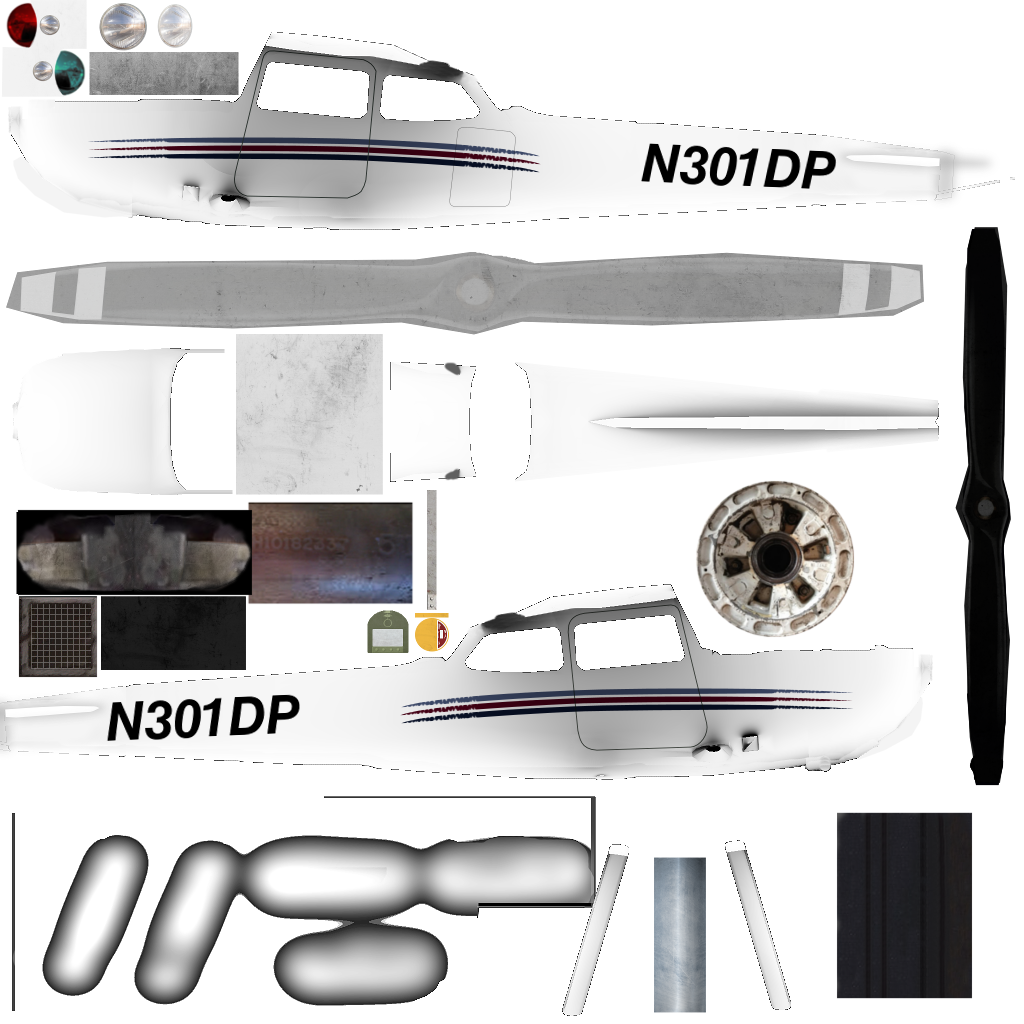
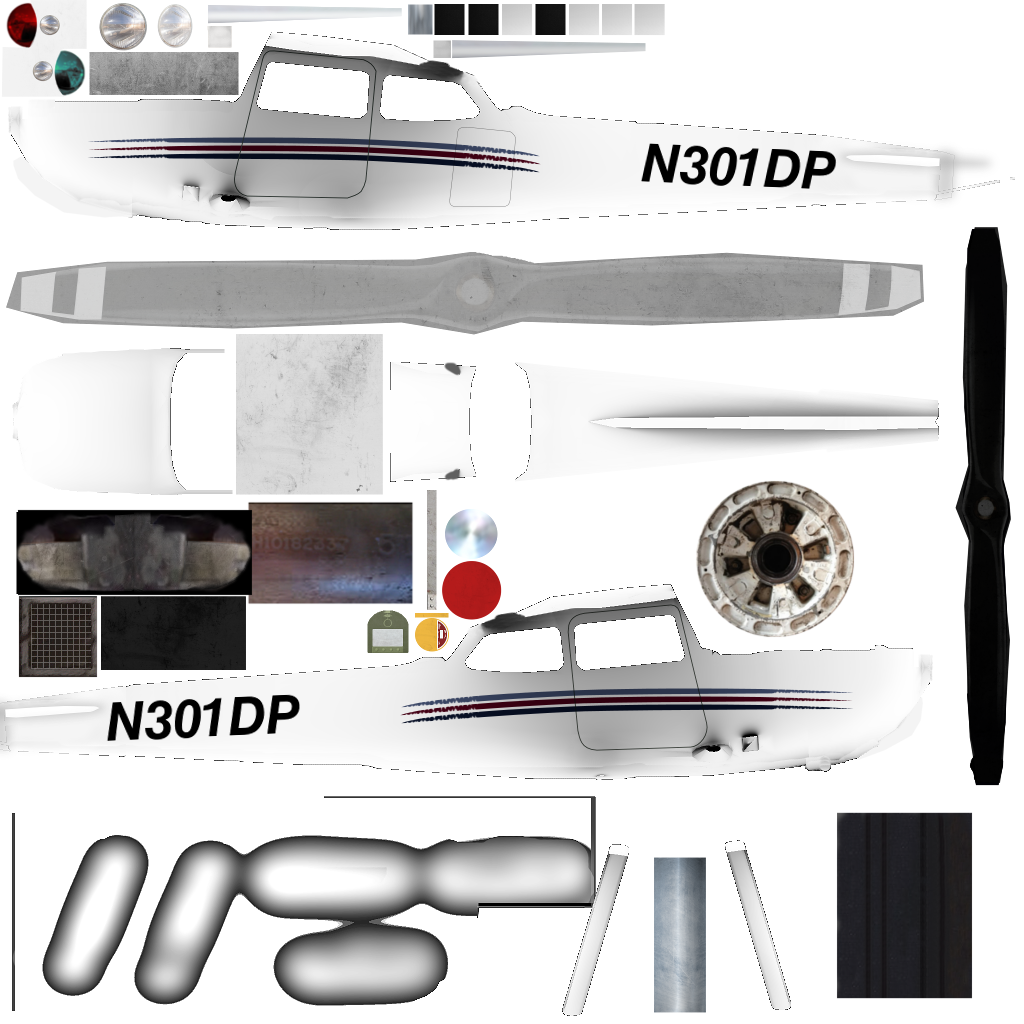
The second (1024, 1024) image is a revision of the first. Changes to its layers:
added layer "Clipboard #5" above "Clipboard #2" over bbox(207, 4, 665, 620)
